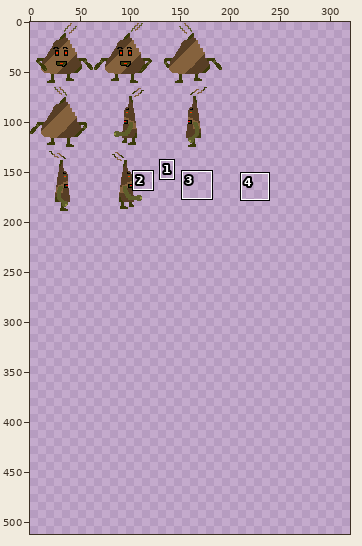
File history of a sprite sheet, source/core/assets/images/Enemies/poop_spritesheet.png. Above: a wide view before the commit, with the close-up outlined.
Close-up. First the earlier version:
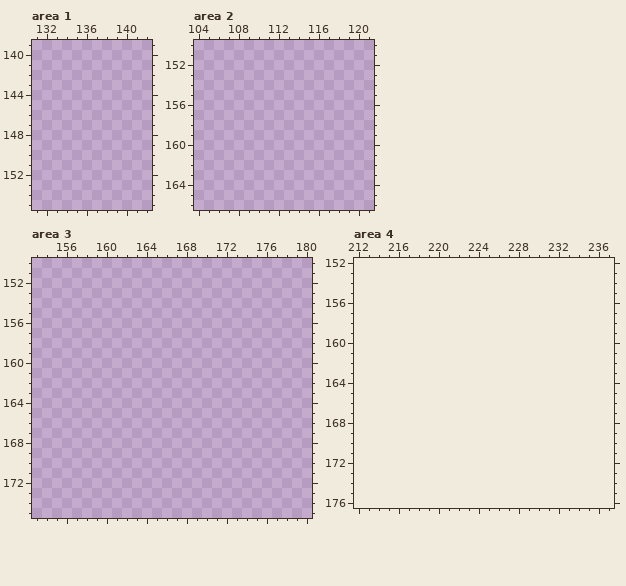
The file is 192x192 pixels. Colours within 5 levels of each other are drawn and written as one. Shown: area 1: x 131..142, y 139..155; area 2: x 104..121, y 150..166; area 3: x 153..180, y 150..175; area 4: x 212..237, y 152..176. The old version is drawn lined up with the new one, on the new canvas. The commit also changed other parts of the picture, which this record leaves out.
Palette (. is transparent): 
New version:
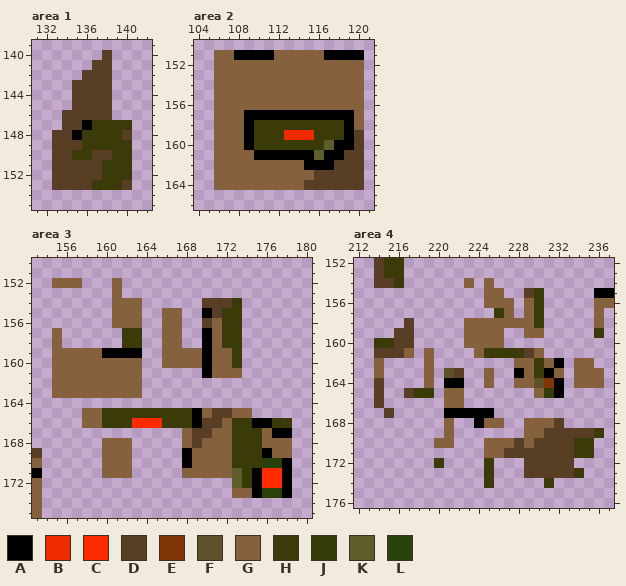
Colours new in this view: A #000000  B #f12b00  C #ff2b00  D #573e25  E #7f3506  F #5f512a  G #85623d  H #3b3b09  J #353c0a  K #5e5e2b  L #2a400c
Difference:
canvas 192x192 -> 320x512
Changed rows in their new state; - is an unchanged pixel.
Area 1:
first column x 133:
140 -----D--
141 ----DD--
142 ---DDD--
143 --DDDD--
144 --DDDD--
145 --DDDD--
146 -DDDDD--
147 -DDAHHHH
148 DDAHHHHD
149 DDDHHHHH
150 DDHHDDHH
151 DDDDDHHH
152 DDDDDHHH
153 DDDDHHHD
Area 2:
first column x 106:
151 GGAAAAGGGGGAAAA
152 GGGGGGGGGGGGGGG
153 GGGGGGGGGGGGGGG
154 GGGGGGGGGGGGGGG
155 GGGGGGGGGGGGGGG
156 GGGGGGGGGGGGGGG
157 GGGAAAAAAAAAAAG
158 GGGAHHHHHHHHHAG
159 GGGAHHHBBBHHHAD
160 GGGAHHHHHHHKAAD
161 GGGGAAAAAAKAADD
162 GGGGGGGGGAAADDD
163 GGGGGGGGGGDDDDD
164 GGGGGGGGGDDDDDD
Area 3:
first column x 153:
152 --GGG---G-----------------
153 --------G-----------------
154 --------GGG------DDDH-----
155 --------GGG--GG--ADHH-----
156 --------GGG--GG--DGHH-----
157 --G------HH--GG--AGHH-----
158 --G------HH--GG--AGHH-----
159 --GGGGGAAAA--GGGGAGGH-----
160 --GGGGGGGGG--GGGGAGGH-----
161 --GGGGGGGGG------AGGG-----
162 --GGGGGGGGG---------------
163 --GGGGGGGGG---------------
165 -----GGHHHHHHHHHAGDDGG----
166 -----GGHHHCCCHHHADDGHHAAHH
167 ---------------GDDGGHHHGAA
168 -------GGG-----GDGGGHHHGGG
169 D------GGG-----AGGGGHHHAGG
170 G------GGG-----AGGGGHHHLLA
171 A------GGG-----GGGGGKHACCA
172 G-------------------KHACCA
173 G-------------------GGALLA
174 G-------------------------
175 G-------------------------
Area 4:
first column x 214:
152 DHH---------------------
153 DHH---------------------
154 DDH------G-G------------
155 -----------GG--DH-----AA
156 -----------GGG-GH-----GG
157 ------------HG-GH-----G-
158 ---D-----GGGGGGGH-----G-
159 --DD-----GGGG--GG-----H-
160 HHDD-----GGGG-----------
161 DDDG-G----GHHHHDG-------
162 G----G--------GGHGA-GG--
163 G----G-FD--G--AGHAG-GGG-
164 D----G-AA--G--GGFEA-GGG-
165 D--DHH-GG-------GJA-----
166 D------GG---------------
167 -D-----AAAAA------------
168 -------G--AGG--GGGD-----
169 -------G-------GGDDDDDH-
170 ------GG---GGGDGDDDDHH--
171 -----------GGDDDDDDDHH--
172 ------H----H---DDDDD----
173 -----------H---DDDDDH---
174 -----------H-----H------
